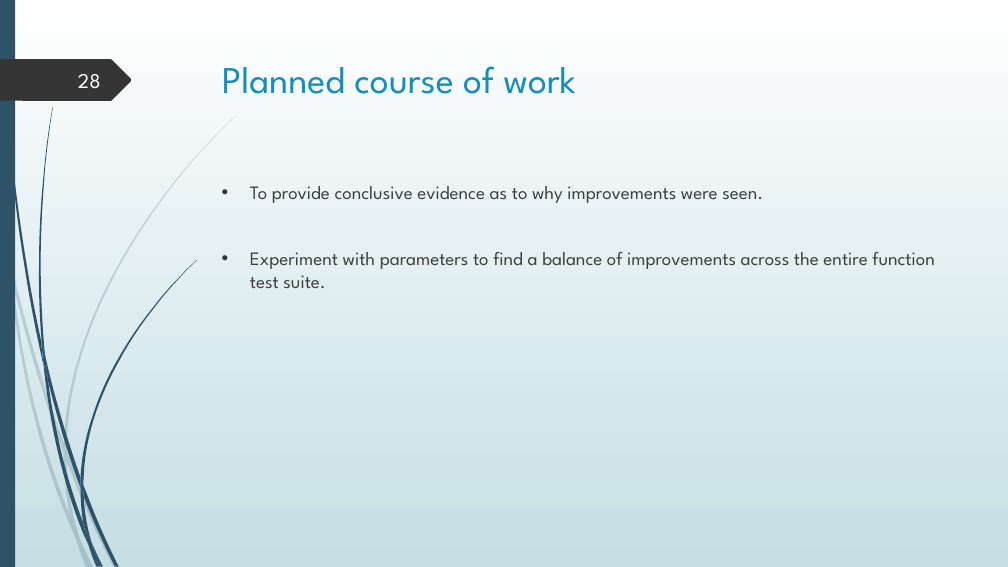
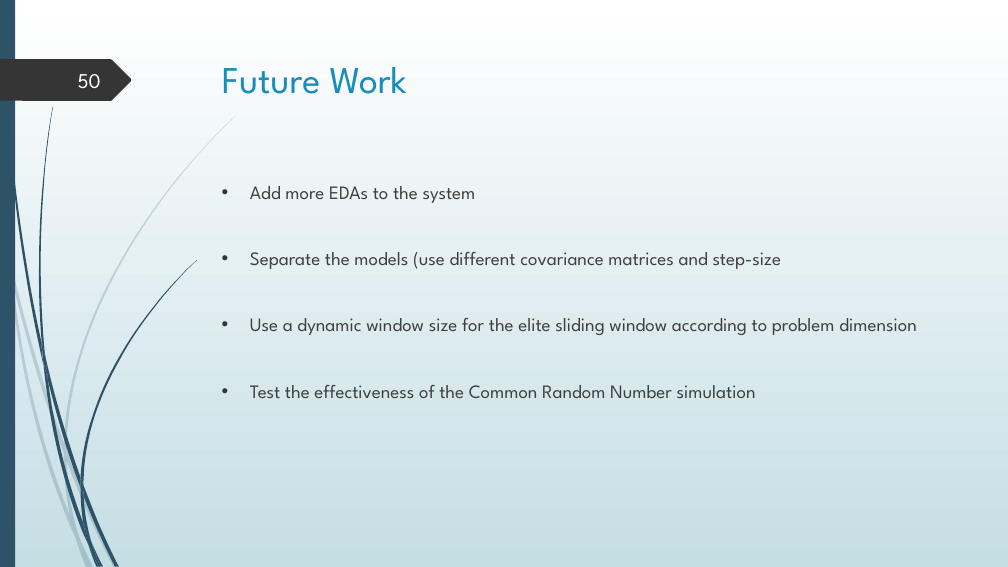
Before and after one commit to GingerLion/DualCenterCMAES, a slide deck: slide 50 of Thesis/DualcenterCMAES.pptx (slide 28 before the commit). Drawn at 1008x567 pixels with LibreOffice and Linux fonts; fonts in the diff are those of the drawing. Boxes give left, top, right and bottom in pixels: in the first picture for what was removed or moved away, otherwise in the second. Text is boxed around its words. In the diff, an @@ line names an element or a change of style, - is before the commit and + after.

```diff
--- a/Thesis/DualcenterCMAES.pptx
+++ b/Thesis/DualcenterCMAES.pptx
@@ page number at <box>78,74,101,89</box>: text changed @@
-28
+50
@@ title at <box>222,67,407,94</box>: text changed @@
-Planned course of work
+Future Work
@@ text at <box>250,186,917,398</box>: text changed @@
-• To provide conclusive evidence as to why improvements were seen.
-• Experiment with parameters to find a balance of improvements across the entire function test suite.
+• Add more EDAs to the system
+• Separate the models (use different covariance matrices and step-size
+• Use a dynamic window size for the elite sliding window according to problem dimension
+• Test the effectiveness of the Common Random Number simulation
```
Also in this commit, not shown: 14 other slides changed, 28 slides added, 6 slides removed, 12 other files.
